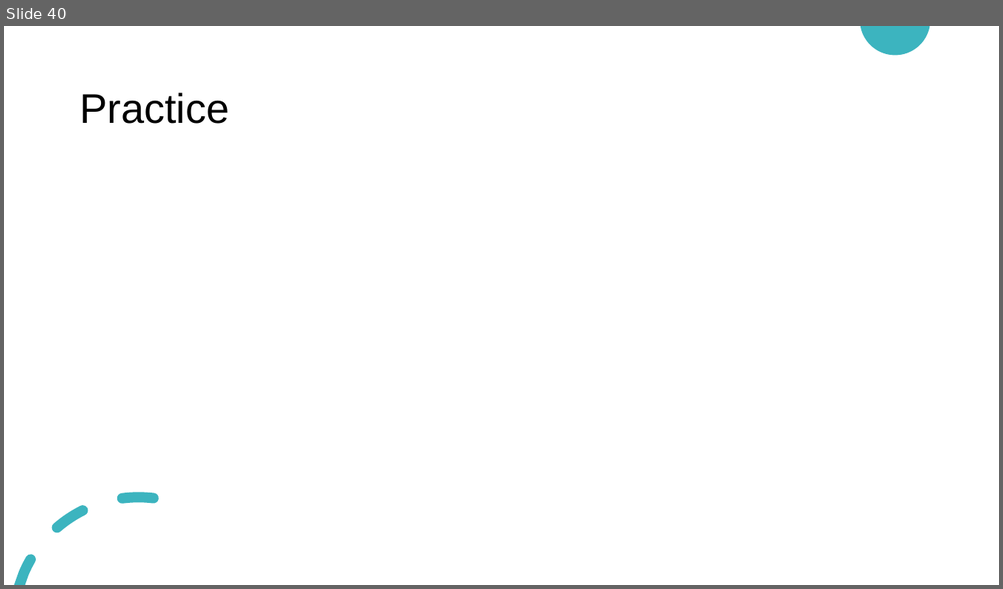
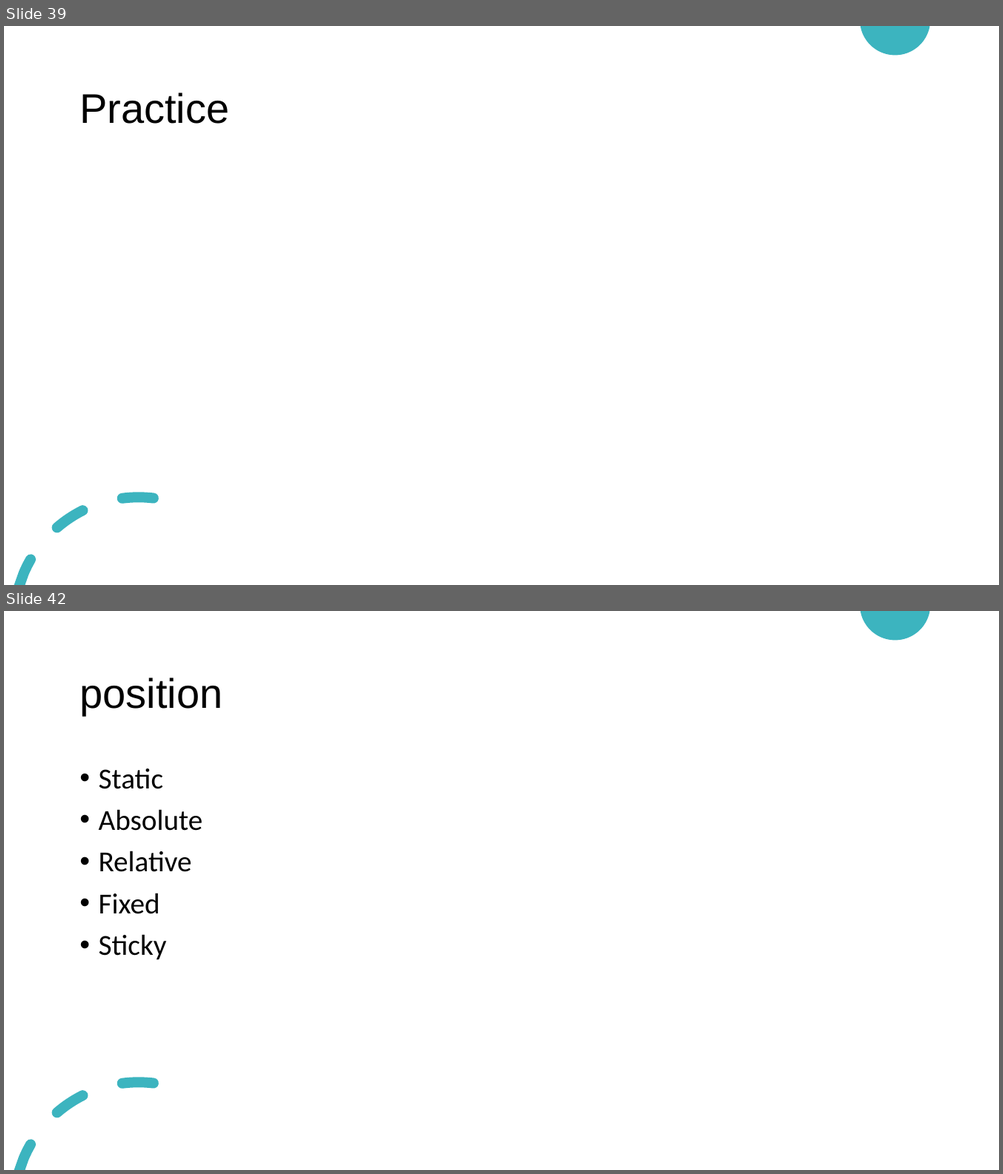
Before and after one commit to HanaZRasheed/HTU-Website-Fall2021, a slide deck: Website Design and Development.pptx. Shown one above the other, each under a label of ours: slide 40 before the commit, slides 39 and 42 after it; the slides between them are not shown. The pictures are 1003x589 and 1003x1174 pixels, drawn with LibreOffice and Linux fonts; fonts in the diff are those of the drawing. Boxes give left, top, right and bottom in pixels: in the first picture for what was removed or moved away, otherwise in the second. Text is boxed around its words. In the diff, an @@ line names an element or a change of style, - is before the commit and + after.

```diff
--- a/Website Design and Development.pptx
+++ b/Website Design and Development.pptx
@@ slide 42 added at (x1=4, y1=611, x2=999, y2=1170), background #FFFFFF; not listed: 2 template elements that a slide beside it also shows @@
@@ title added at (x1=79, y1=678, x2=222, y2=715), 40 pt, text #000000 @@
+position
@@ text added at (x1=99, y1=769, x2=203, y2=960), 28 pt, text #000000 @@
+• Static
+• Absolute
+• Relative
+• Fixed
+• Sticky
@@ what was slide 40 is now slide 39 @@
```
Also in this commit, not shown: 36 other slides added, 2 slides removed, 1 other file.
